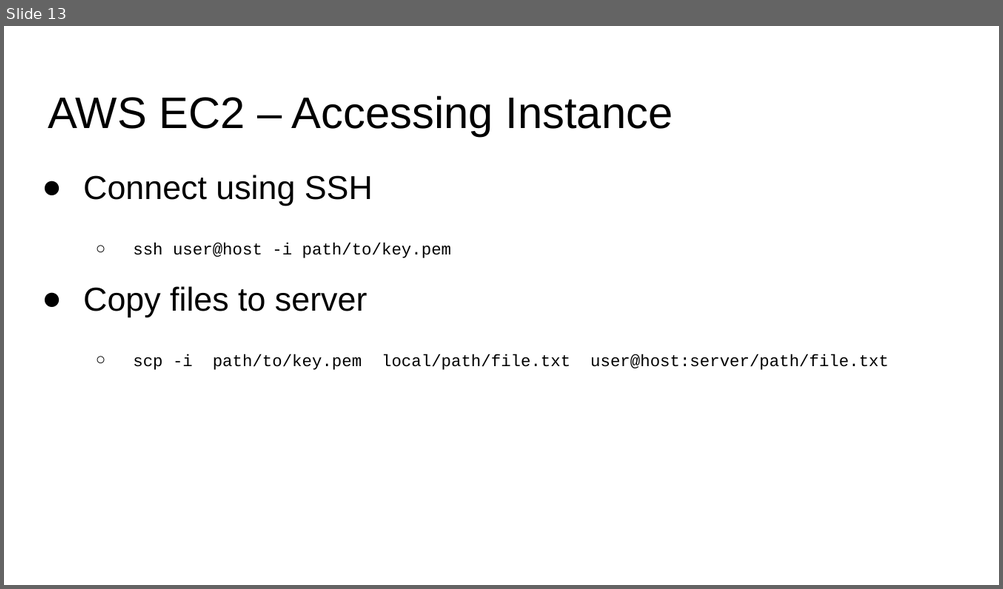
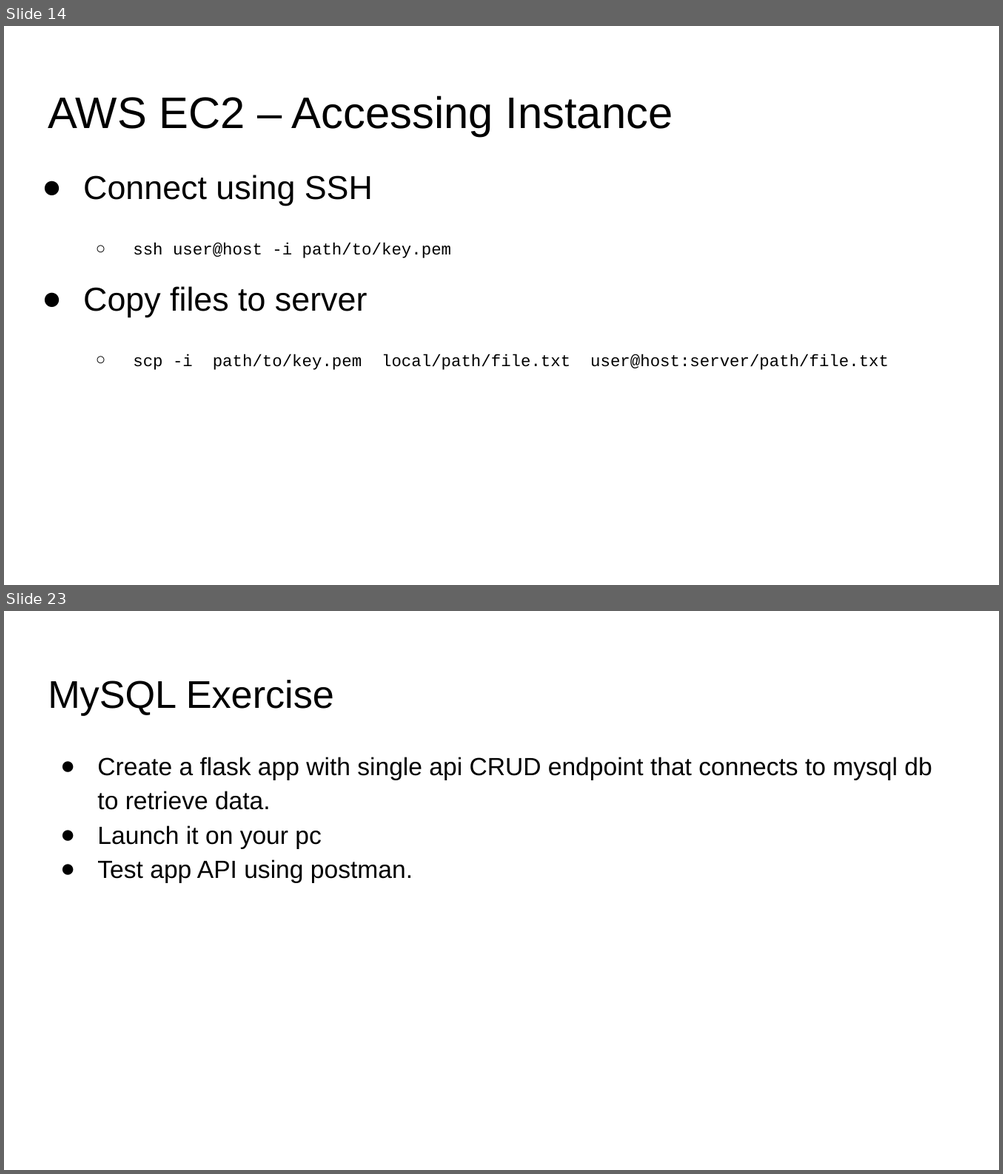
Before and after one commit to v1shva/sutd-big-data-lab-1, a slide deck: MySQL-AWS.pptx. Shown one above the other, each under a label of ours: slide 13 before the commit, slides 14 and 23 after it; the slides between them are not shown. The pictures are 1003x589 and 1003x1174 pixels, drawn with LibreOffice and Linux fonts; fonts in the diff are those of the drawing. Boxes give left, top, right and bottom in pixels: in the first picture for what was removed or moved away, otherwise in the second. Text is boxed around its words. In the diff, an @@ line names an element or a change of style, - is before the commit and + after.

```diff
--- a/MySQL-AWS.pptx
+++ b/MySQL-AWS.pptx
@@ slide 23 added at [4, 611, 999, 1170], background #FFFFFF @@
@@ title added at [48, 680, 334, 715], 28 pt, text #000000 @@
+MySQL Exercise
@@ text added at [97, 757, 931, 883], 18 pt, text #000000 @@
+● Create a flask app with single api CRUD endpoint that connects to mysql db to retrieve data.
+● Launch it on your pc
+● Test app API using postman.
@@ what was slide 13 is now slide 14 @@
```
Also in this commit, not shown: 3 slides changed, 10 other slides added, 5 other files.
